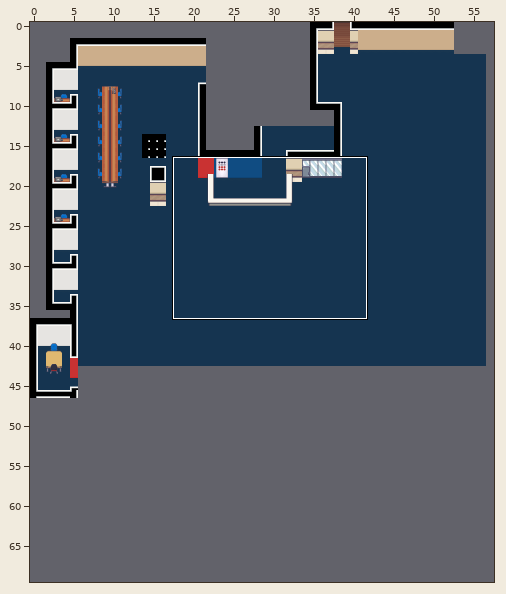
Two states of a Tiled map, LCB_Map/data/maps/main_2_library.tmx. Above: a wide view before the commit, with the close-up outlined.
Close-up. Before the edit:
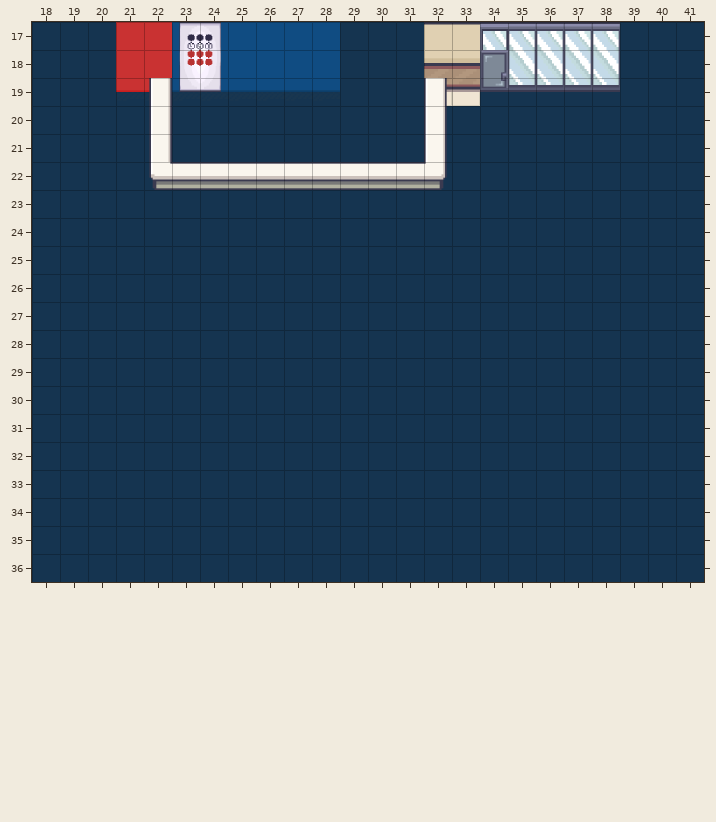
Cells are 64x64 px. Shown: x 18..41, y 17..36. The commit also changed other parts of the map, which this record leaves out. The old version is drawn lined up with the new one.
The same view after the edit:
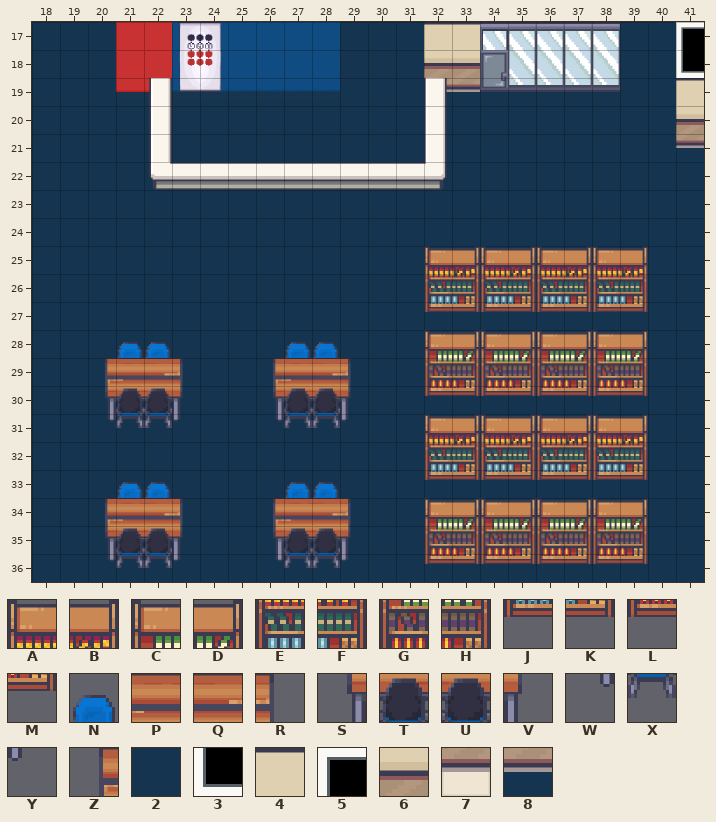
Key: from "LCB_furnishing": A 249, B 250, C 251, D 252, E 268, F 269, G 270, H 271, J 287, K 288, L 289, M 290, N 430, P 449, Q 451, R 452, S 467, T 468, U 470, V 471, W 486, X 487, Y 490, Z 574; from "LCB_indoor": 2 23, 3 63, 4 66, 5 88, 6 91, 7 116, 8 1237.
_ is an empty cell.
What changed:
map size 57x63 -> 58x70 cells (old content now starts at 0,-7; both pictures use the new coordinates)
Layer "Floor":
y 17: x 41 2 -> 5
y 18: x 41 2 -> 3
y 19: x 32..33 77 -> 88; x 41 2 -> 4
y 20: x 41 2 -> 6
y 21: x 41 2 -> 8
Layer "Furnishing":
y 25: x 32..39 ________ -> ABABABAB
y 26: x 32..39 ________ -> EFEFEFEF
y 27: x 32..39 ________ -> JKJKJKJK
y 28: x 21..22 __ -> NN; x 27..28 __ -> NN; x 32..39 ________ -> CDCDCDCD
y 29: x 20..23 ____ -> ZPQR; x 26..29 ____ -> ZPQR; x 32..39 ________ -> GHGHGHGH
y 30: x 20..23 ____ -> STUV; x 26..29 ____ -> STUV; x 32..39 ________ -> LMLMLMLM
y 31: x 20..23 ____ -> WXXY; x 26..29 ____ -> WXXY; x 32..39 ________ -> ABABABAB
y 32: x 32..39 ________ -> EFEFEFEF
y 33: x 21..22 __ -> NN; x 27..28 __ -> NN; x 32..39 ________ -> JKJKJKJK
y 34: x 20..23 ____ -> ZPQR; x 26..29 ____ -> ZPQR; x 32..39 ________ -> CDCDCDCD
y 35: x 20..23 ____ -> STUV; x 26..29 ____ -> STUV; x 32..39 ________ -> GHGHGHGH
y 36: x 20..23 ____ -> WXXY; x 26..29 ____ -> WXXY; x 32..39 ________ -> LMLMLMLM
Where, in picture pixels (left, top, right, bottom), the same in both close-ups:
changed: (676, 22, 704, 148)
changed: (446, 92, 480, 106)
added: (424, 246, 648, 564)
added: (105, 342, 183, 428)
added: (273, 342, 351, 428)
added: (105, 482, 183, 568)
added: (273, 482, 351, 568)
